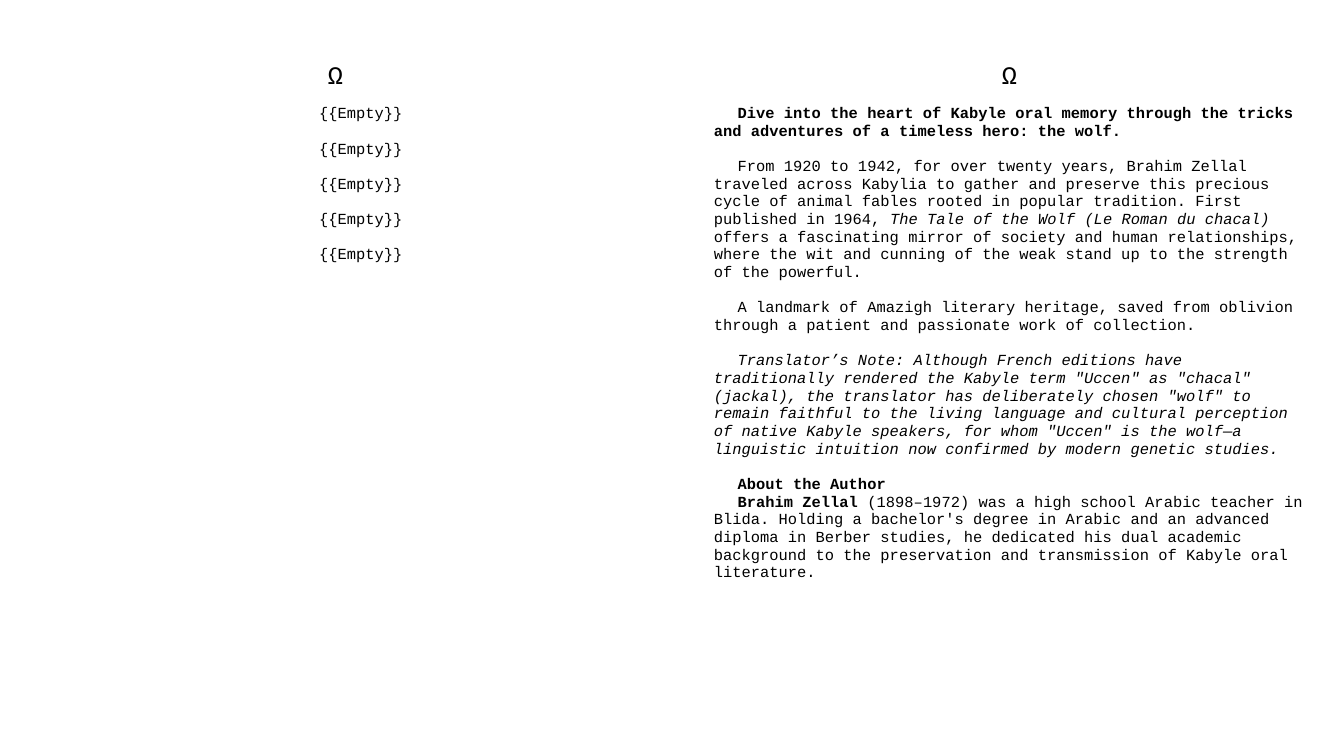
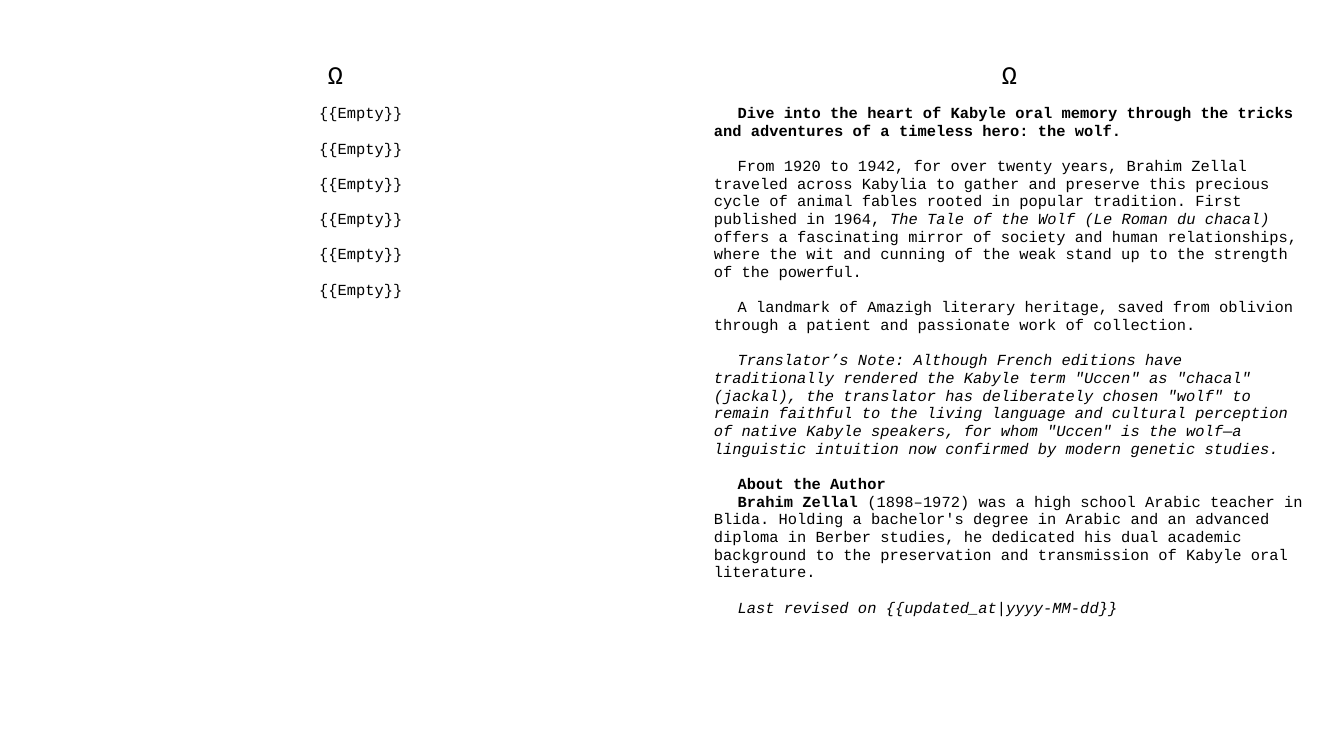
Before and after one commit to sferhah/tamacahut_n_wuccen, a slide deck: slide 88 of Uccen.ConsoleApp/Resources/pptx/uccen.eng.pptx. Drawn at 1344x756 pixels with LibreOffice and Linux fonts; fonts in the diff are those of the drawing. Boxes give left, top, right and bottom in pixels: in the first picture for what was removed or moved away, otherwise in the second. Text is boxed around its words. In the diff, an @@ line names an element or a change of style, - is before the commit and + after.

```diff
--- a/Uccen.ConsoleApp/Resources/pptx/uccen.eng.pptx
+++ b/Uccen.ConsoleApp/Resources/pptx/uccen.eng.pptx
@@ table at bbox=[32, 16, 1315, 729] @@
-row 3, column 1: {{Empty}} / {{Empty}} / {{Empty}} / {{Empty}} / {{Empty}}
+row 3, column 1: {{Empty}} / {{Empty}} / {{Empty}} / {{Empty}} / {{Empty}} / {{Empty}}
@@ row 3, column 3: "Dive into the heart of Kabyle oral memory through the tricks and adventures of a timeless hero: the wolf. / From 1920 to 1942, for over twenty years, Brahim Zellal traveled across Kabylia to gather and preserve this precious cycle of animal fables rooted in popular tradition. First published in 1964, The Tale of the Wolf (Le Roman du chacal) offers a fascinating mirror of society and human relationships, where the wit and cunning of the weak stand up to the strength of the powerful. / A landmark of Amazigh literary heritage, saved from oblivion through a patient and passionate work of collection. / Translator’s Note: Although French editions have traditionally rendered the Kabyle term "Uccen" as "chacal" (jackal), the translator has deliberately chosen "wolf" to remain faithful to the living language and cultural perception of native Kabyle speakers, for whom "Uccen" is the wolf—a linguistic intuition now confirmed by modern genetic studies. / About the Author / Brahim Zellal (1898–1972) was a high school Arabic teacher in Blida. Holding a bachelor's degree in Arabic and an advanced diploma in Berber studies, he dedicated his dual academic background to the preservation and transmission of Kabyle oral literature." to "Dive into the heart of Kabyle oral memory through the tricks and adventures of a timeless hero: the wolf. / From 1920 to 1942, for over twenty years, Brahim Zellal traveled across Kabylia to gather and preserve this precious cycle of animal fables rooted in popular tradition. First published in 1964, The Tale of the Wolf (Le Roman du chacal) offers a fascinating mirror of society and human relationships, where the wit and cunning of the weak stand up to the strength of the powerful. / A landmark of Amazigh literary heritage, saved from oblivion through a patient and passionate work of collection. / Translator’s Note: Although French editions have traditionally rendered the Kabyle term "Uccen" as "chacal" (jackal), the translator has deliberately chosen "wolf" to remain faithful to the living language and cultural perception of native Kabyle speakers, for whom "Uccen" is the wolf—a linguistic intuition now confirmed by modern genetic studies. / About the Author / Brahim Zellal (1898–1972) was a high school Arabic teacher in Blida. Holding a bachelor's degree in Arabic and an advanced diploma in Berber studies, he dedicated his dual academic background to the preservation and transmission of Kabyle oral literature. / Last revised on {{updated_at|yyyy-MM-dd}}" @@
```
Also in this commit, not shown: 9 other files.
